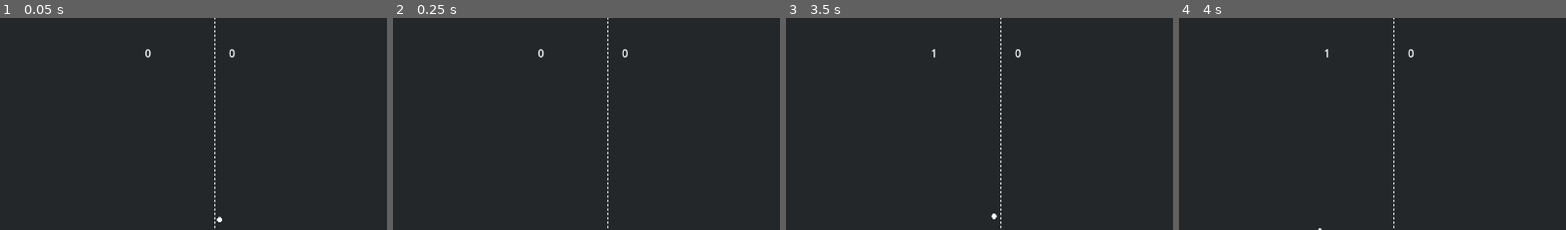
Above: before the commit, frames 1-4 (left to right).
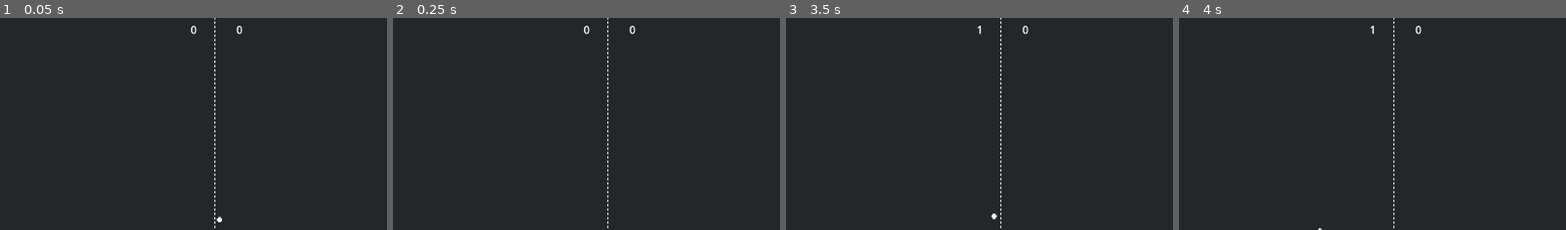
Above: after the commit, the same moments.

Repository: Eual11/TurboPong
Game: Godot game, scene res://Main.tscn
The game is run twice, just before and just after one commit, with the same random seed, the same clock (stepped at 60 frames per second) and the same inputs.
Inputs:
- Up to frame 1 (0.05 s): no input
- Up to frame 2 (0.25 s): no input
- Up to frame 3 (3.5 s): tap Enter at 0.5, 2 s; tap Space at 1.25 s
- Up to frame 4 (4 s): no input
The pictures show only the part of the screen within x 22-72%, y 4-54%; the shares and areas given below are measured in that part.

The runs differ from the first frame. In frame 1, 0.2% of the frame differs, in the area x 37-63%, y 3-19%; in frame 2, 0.2%; in frame 3, 0.1%; in frame 4, 0.1%.

Commit message:
Added more game play functionality, incresed paddle size

Diff:
--- a/logic/ball.gd
+++ b/logic/ball.gd
@@ -1,5 +1,5 @@
 extends Area2D
-
+class_name Ball
 
 @export var DEFAULT_SPEED:float = 200.0
 @export var MAX_SPEED: float = 600.0
@@ -15,7 +15,7 @@
 
 
 # Called every frame. 'delta' is the elapsed time since the previous frame.
-func _process(delta):
+func _process(_delta):
 	pass
 func _physics_process(delta):
 	position+=direction*speed*delta
--- a/logic/floor_celling.gd
+++ b/logic/floor_celling.gd
@@ -13,6 +13,6 @@
 
 
 func _on_area_entered(area):
-	if area.name == "Ball":
+	if area is Ball:
 		#reflecting the ball with some randomness
 		area.direction = (reflect(Vector2(0.0, ball_direction), area.direction)+Vector2(randf_range(-0.04, 0.04), randf_range(-0.04, 0.04))).normalized()
--- a/logic/paddle.gd
+++ b/logic/paddle.gd
@@ -7,7 +7,7 @@
 @export var DEFAULT_BOUNCE = 1.0
 @onready var speed: float = DEFAULT_SPEED
 @onready var viewport_size: Vector2 = get_viewport_rect().size
-@onready var paddle_size = $Sprite2D.get_rect().size
+@onready var paddle_size:Vector2 = $Sprite2D.get_rect().size*$Sprite2D.scale
 
 var up_action: StringName;
 var down_action: StringName;
@@ -23,6 +23,7 @@
 	if(n =="left"):
 		ball_direction = 1.0
 	else: ball_direction = -1.0
+	print(name, paddle_size)
 
 
 
@@ -34,10 +35,9 @@
 	#TODO: Paddle Boost
 
 	direction.y= Input.get_action_strength(down_action) - Input.get_action_strength(up_action)
-	position.y = clamp(position.y+direction.y*delta*speed, paddle_size.y/2.0+Pong.celling_floor_size, viewport_size.y-paddle_size.y/2-Pong.celling_floor_size);
-
+	position.y = clamp(position.y+direction.y*delta*speed, Pong.celling_floor_size+paddle_size.y/2.0, viewport_size.y-paddle_size.y/2-Pong.celling_floor_size);
 
 
 func _on_area_entered(area):
-	if area.name == "Ball":
+	if area is Ball:
 		area.direction= Vector2(ball_direction, direction.y*0.7+area.direction.y).normalized()
--- a/logic/pong.gd
+++ b/logic/pong.gd
@@ -6,29 +6,56 @@
 
 var SCORE: Vector2 = Vector2.ZERO
 @onready var root: Node = get_tree().root
-@onready var main: Node = root.get_child(-1)
 @onready var viewport_rect:Rect2=get_viewport().get_visible_rect()
 
-@onready var HUD:CanvasLayer = root.get_node("/root/Main/HUD")
+var Main:Node
+var HUD:CanvasLayer
+
+
+
+@onready var BallScene = preload("res://Ball.tscn")
+
+
 var celling_floor_size: float=16.0;
-func _ready():
-	var separator:Sprite2D = get_node("/root/Main/Separator")
-	separator.position = Vector2(viewport_rect.size.x/2.0, viewport_rect.size.y/2.0);
-	separator.scale = Vector2(1.0, viewport_rect.size.y/separator.get_rect().size.y)
+
+
+func load_game():
+
+	if(Main):
+		HUD = Main.get_node("HUD")
+	if(HUD):
+		var Player1_Score_Label:Label = HUD.get_child(0)
+		var Player2_Score_Label:Label = HUD.get_child(1)
+
+		var separator:Sprite2D = Main.get_node("Separator")
+		separator.position = Vector2(viewport_rect.size.x/2.0, viewport_rect.size.y/2.0);
+		separator.scale = Vector2(1.0, viewport_rect.size.y/separator.get_rect().size.y)
 
 	# Connecting Signals
 
-	var p1_wall:Area2D = root.get_node("/root/Main/Player1_Wall")
-	var p2_wall:Area2D = root.get_node("/root/Main/Player2_Wall")
+		var p1_wall:Area2D = Main.get_node("Player1_Wall")
+		var p2_wall:Area2D = Main.get_node("Player2_Wall")
 
-	p1_wall.ball_entered.connect(player_scored)
-	p2_wall.ball_entered.connect(player_scored)
+		p1_wall.ball_entered.connect(player_scored)
+		p2_wall.ball_entered.connect(player_scored)
+
+
+		HUD.get_child(0).text ="0"
+		HUD.get_child(1).text ="0"
+
+		Player1_Score_Label.position = Vector2(viewport_rect.size.x/2.0-36, 36)
+		Player2_Score_Label.position = Vector2(viewport_rect.size.x/2.0+32, 36)
+
+func _ready():
+		Main = root.get_node("Main")
+
+		if(Main):
+			load_game()
 
 
 	#Inital Score
 
-	HUD.get_child(0).text ="0"
-	HUD.get_child(1).text ="0"
+
 func player_scored(player_idx:int, ball:Area2D):
 	SCORE[1-player_idx]+=1
 	HUD.get_child(0).text = str(SCORE[0])
@@ -45,6 +72,9 @@
 
 
 
+
+
+
 # Called every frame. 'delta' is the elapsed time since the previous frame.
 func _process(delta):
 	pass
--- a/logic/wall.gd
+++ b/logic/wall.gd
@@ -18,5 +18,5 @@
 
 
 func _on_area_entered(area):
-	if area.name == "Ball":
+	if area is Ball:
 		ball_entered.emit(player_idx, area)
